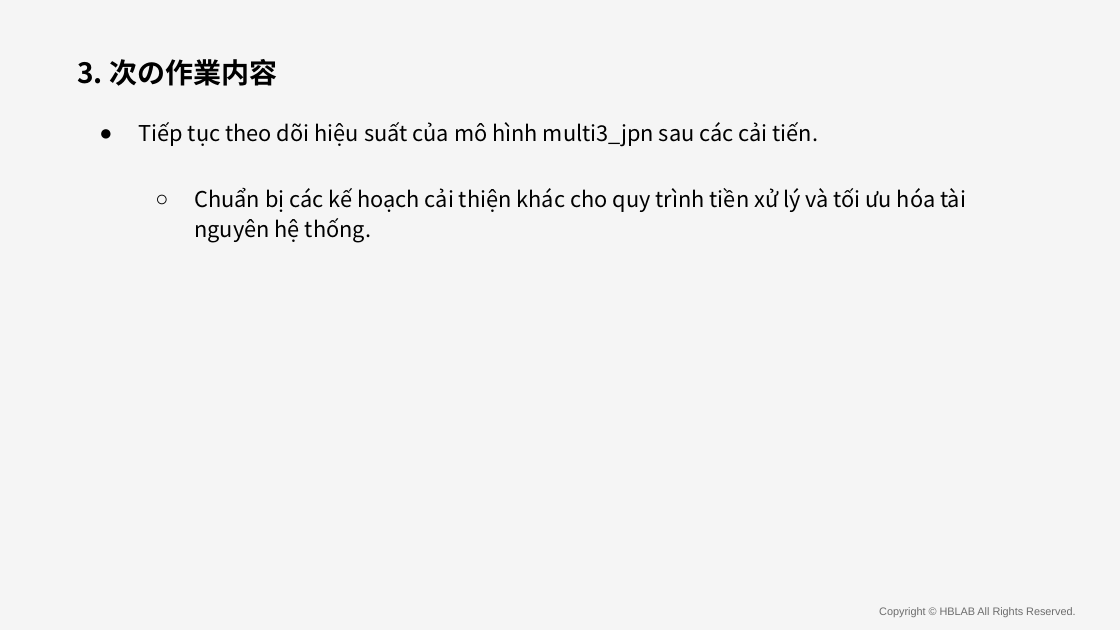
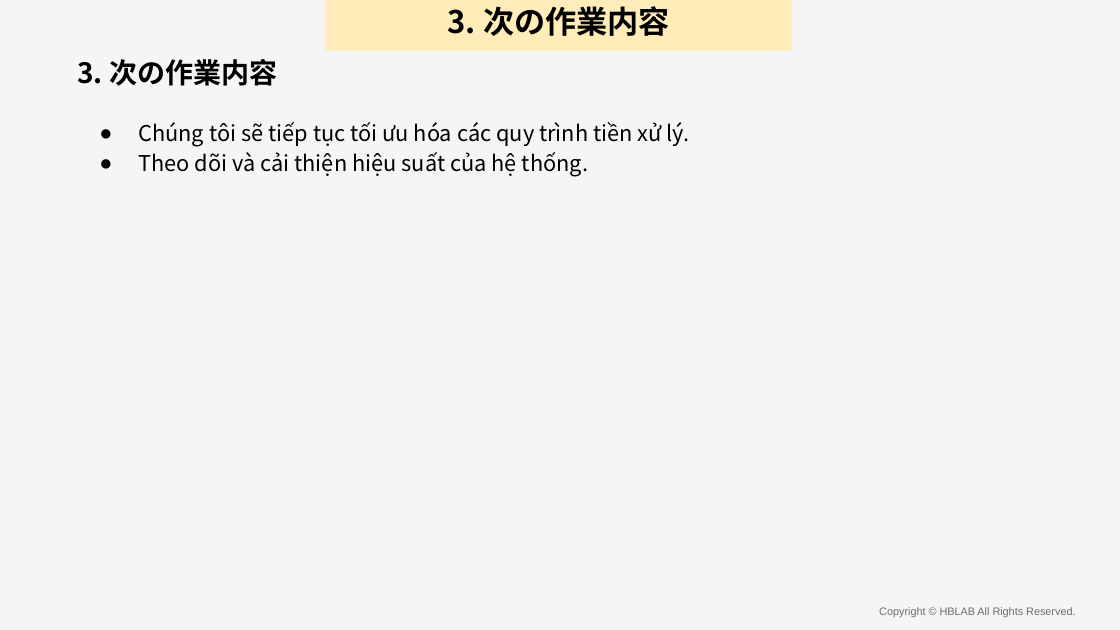
Before and after one commit to anhnvVNU/slide_maker, a slide deck: slide 11 of output/final_presentation.pptx (slide 13 before the commit). Drawn at 1120x630 pixels with LibreOffice and Linux fonts; fonts in the diff are those of the drawing; background and template pictures are left out. Boxes give left, top, right and bottom in pixels: in the first picture for what was removed or moved away, otherwise in the second. Text is boxed around its words. In the diff, an @@ line names an element or a change of style, - is before the commit and + after.

```diff
--- a/output/final_presentation.pptx
+++ b/output/final_presentation.pptx
@@ rectangle added at box(325, 0, 792, 52), fill #FFECB9, 20 pt, text #000000, bold @@
+3. 次の作業内容
@@ text "3. 次の作業内容" at box(77, 59, 277, 86): less space between paragraphs @@
@@ text at box(138, 122, 690, 177): text changed @@
-● Tiếp tục theo dõi hiệu suất của mô hình multi3_jpn sau các cải tiến.
-  ○ Chuẩn bị các kế hoạch cải thiện khác cho quy trình tiền xử lý và tối ưu hóa tài nguyên hệ thống.
+● Chúng tôi sẽ tiếp tục tối ưu hóa các quy trình tiền xử lý.
+● Theo dõi và cải thiện hiệu suất của hệ thống.
```
Also in this commit, not shown: 10 other slides changed, 2 slides removed, 25 other files.
